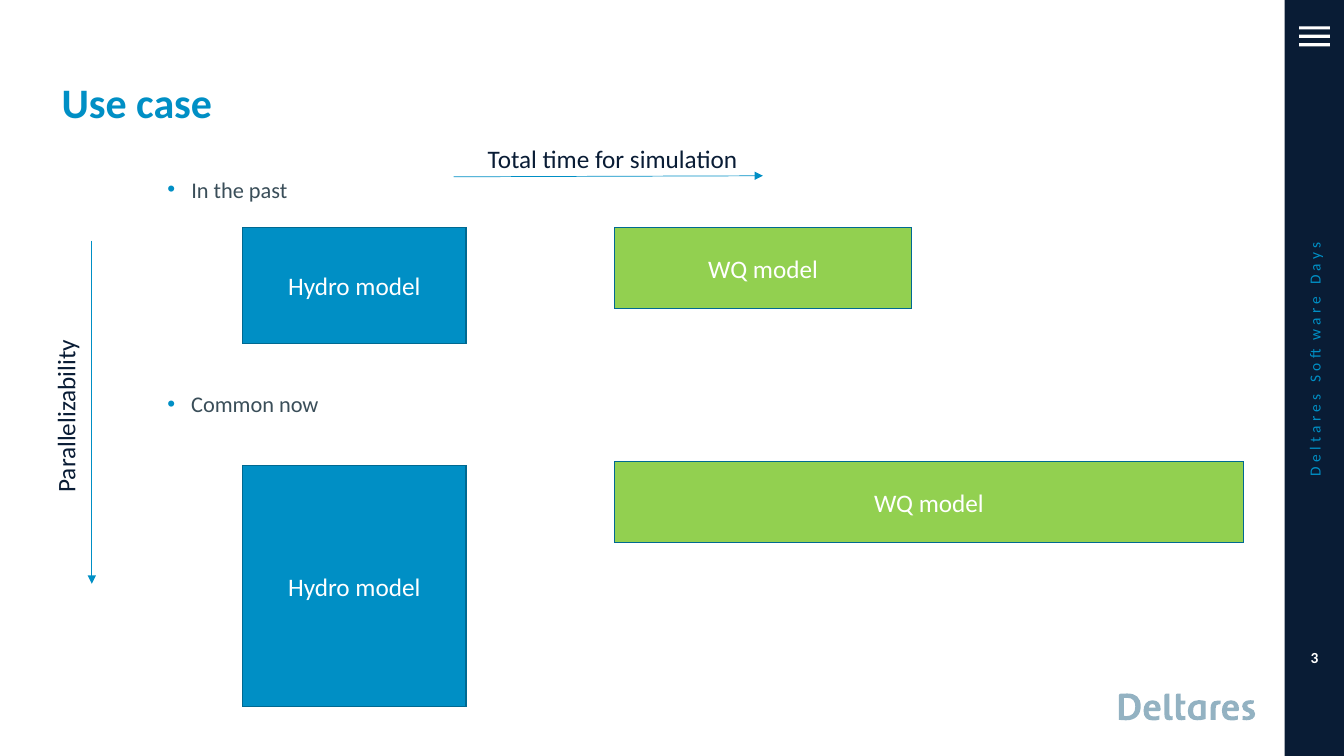
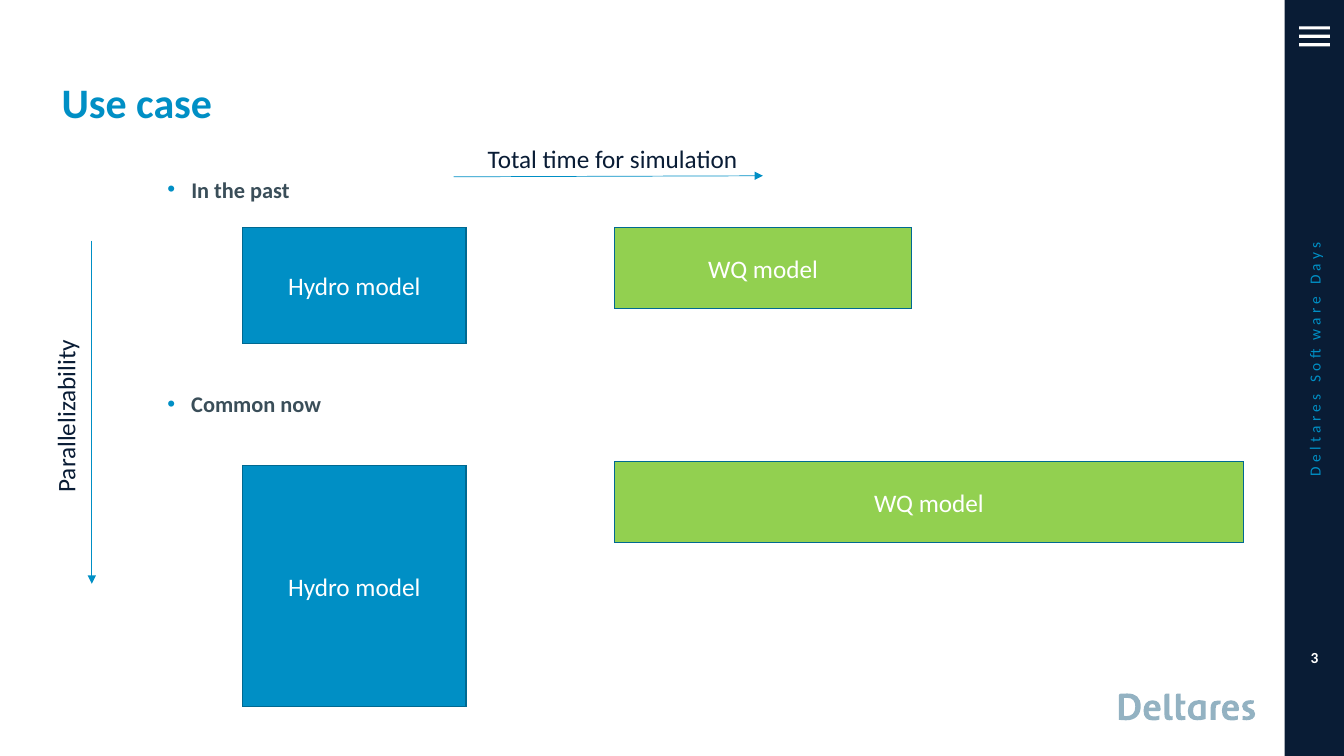
Before and after one commit to RSchueder/dflowutil, a slide deck: slide 3 of DFMWAQ_with_python.pptx. Drawn at 1344x756 pixels with LibreOffice and Linux fonts; fonts in the diff are those of the drawing; background and template pictures are left out. Boxes give left, top, right and bottom in pixels: in the first picture for what was removed or moved away, otherwise in the second. Text is boxed around its words. In the diff, an @@ line names an element or a change of style, - is before the commit and + after.

```diff
--- a/DFMWAQ_with_python.pptx
+++ b/DFMWAQ_with_python.pptx
@@ text "In the past" at box(191, 182, 289, 202): bold on @@
@@ text "Common now" at box(191, 397, 321, 412): bold on @@
```
Also in this commit, not shown: 14 other slides changed, 3 slides added, 6 other files.
